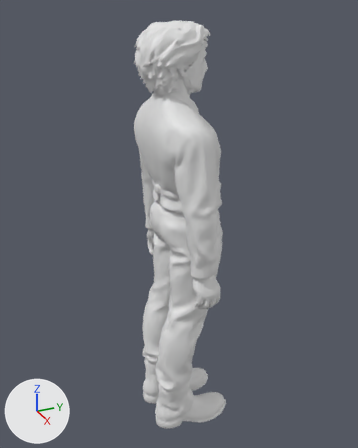
The glTF model assets/people/bold_cowboy_s3_talking.glb: old version first, new version second.
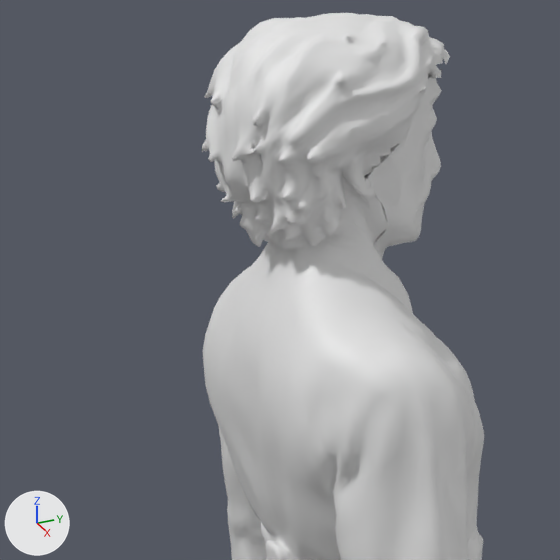
Each version is shown whole from a 50 mm lens placed at (1.737, -0.768, 1.862), pointed at (-0.041, 0.032, 0.973), then close up on the part from 20% to 68% of the width and 4% to 42% of the height. Every picture has the same lights, and +X, +Y and +Z are marked at lower left. The last two pictures show the newer version.

The older version as bpy lines, for what is in view:
```python
me_body_head = bpy.data.meshes.new('body_head')
me_body_head.from_pydata(...)  # 5996 vertices, 11756 faces; spans x -0.117..0.117, y -0.153..0.131, z 1.487..1.787
me_body_skin = bpy.data.meshes.new('body_skin')
me_body_skin.from_pydata(...)  # 14080 vertices, 28063 faces; spans x -0.29..0.3, y -0.15..0.22, z 0.0..1.59
ob_body_head = bpy.data.objects.new('body_head', me_body_head)
ob_body_head.location = (0.0, 0.0, 0.0)
ob_body_skin = bpy.data.objects.new('body_skin', me_body_skin)
ob_body_skin.location = (0.0, 0.0, 0.0)
```
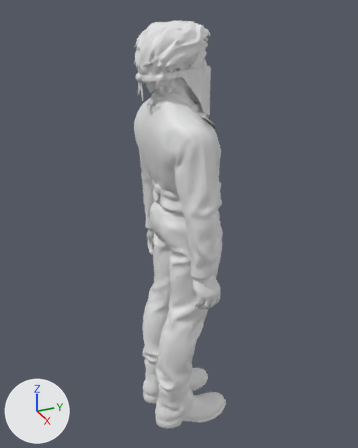
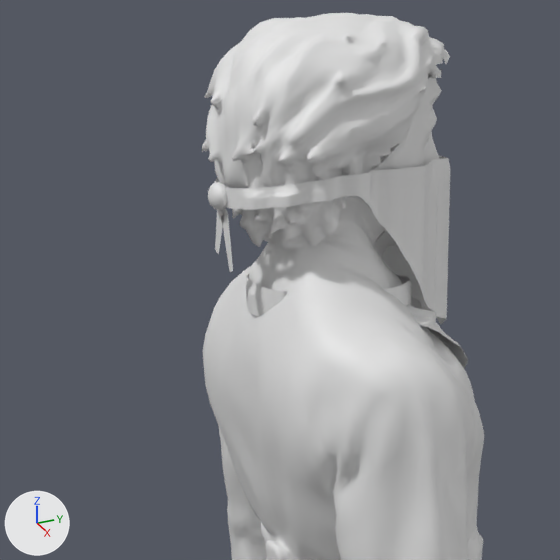
The edits, one by one:
Mesh me_cloth_bandana is new.
It has 1536 vertices, 2880 faces and spans x -0.119..0.12, y -0.108..0.157, z 1.357..1.502.
Mesh me_cloth_bandana_mask is new.
It has 1626 vertices, 3024 faces and spans x -0.105..0.107, y -0.155..0.137, z 1.432..1.629.
Object 'cloth_bandana' (ob_cloth_bandana) is new; it shows me_cloth_bandana.
Its location is (0.0, 0.0, 0.0).
Object 'cloth_bandana_mask' (ob_cloth_bandana_mask) is new; it shows me_cloth_bandana_mask.
Its location is (0.0, 0.0, 0.0).

Location of each change, (x1, y1, x2, y2) in pixels of the close-ups (560 x 560 px):
'cloth_bandana_mask', added
    after: (208, 155, 450, 325)
'cloth_bandana', added
    after: (246, 274, 468, 369)
